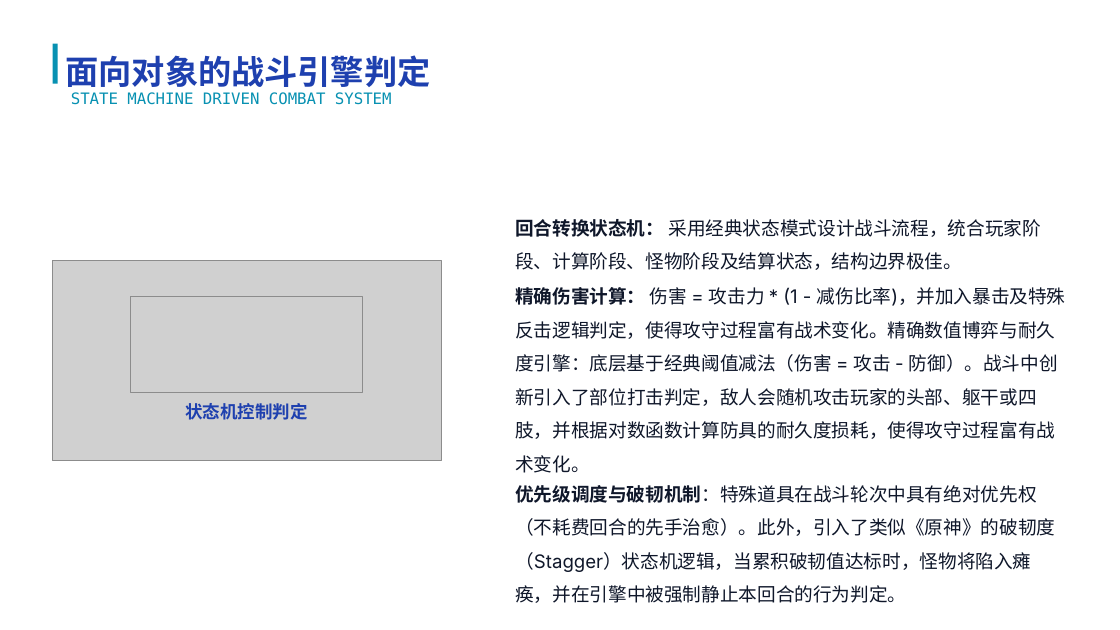
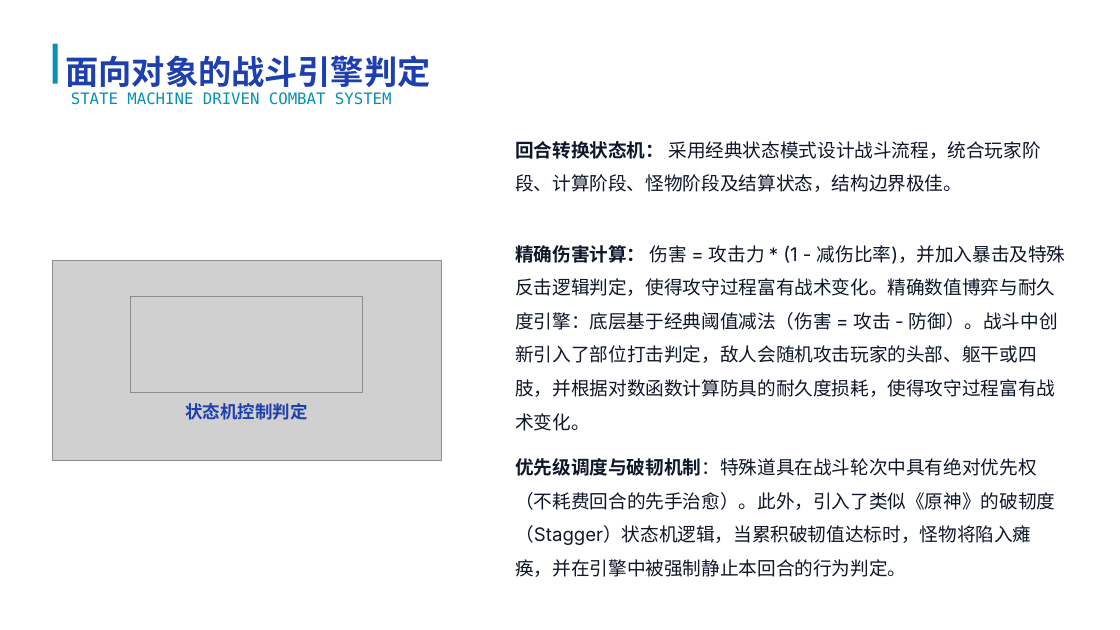
Before and after one commit to luqie0106/CampusRPG_Simultaneously, a slide deck: slide 8 of 校园RPG：大学生存物语项目答辩.pptx. Drawn at 1120x630 pixels with LibreOffice and Linux fonts; fonts in the diff are those of the drawing; grey boxes stand for pictures; background and template pictures are left out. Boxes give left, top, right and bottom in pixels: in the first picture for what was removed or moved away, otherwise in the second. Text is boxed around its words. In the diff, an @@ line names an element or a change of style, - is before the commit and + after.

```diff
--- a/校园RPG：大学生存物语项目答辩.pptx
+++ b/校园RPG：大学生存物语项目答辩.pptx
@@ text "回合转换状态机： 采用经典状态模式设计战斗流程，统合玩家阶段、计算阶段、怪物阶段及结算状态，结构边界极佳。" moved from (x1=515, y1=219, x2=1040, y2=270) to (x1=515, y1=141, x2=1040, y2=192) @@
@@ text "精确伤害计算： 伤害 = 攻击力 * ..." moved from (x1=515, y1=287, x2=1066, y2=473) to (x1=515, y1=245, x2=1066, y2=431) @@
@@ text "优先级调度与破韧机制：特殊道具在战斗轮次中具有绝对优先权（不耗费回合的先手治愈）。此外，引入了类似《原神》的破韧度（St ..." moved from (x1=515, y1=485, x2=1055, y2=603) to (x1=515, y1=458, x2=1055, y2=577) @@
```
Also in this commit, not shown: 5 other slides changed.
